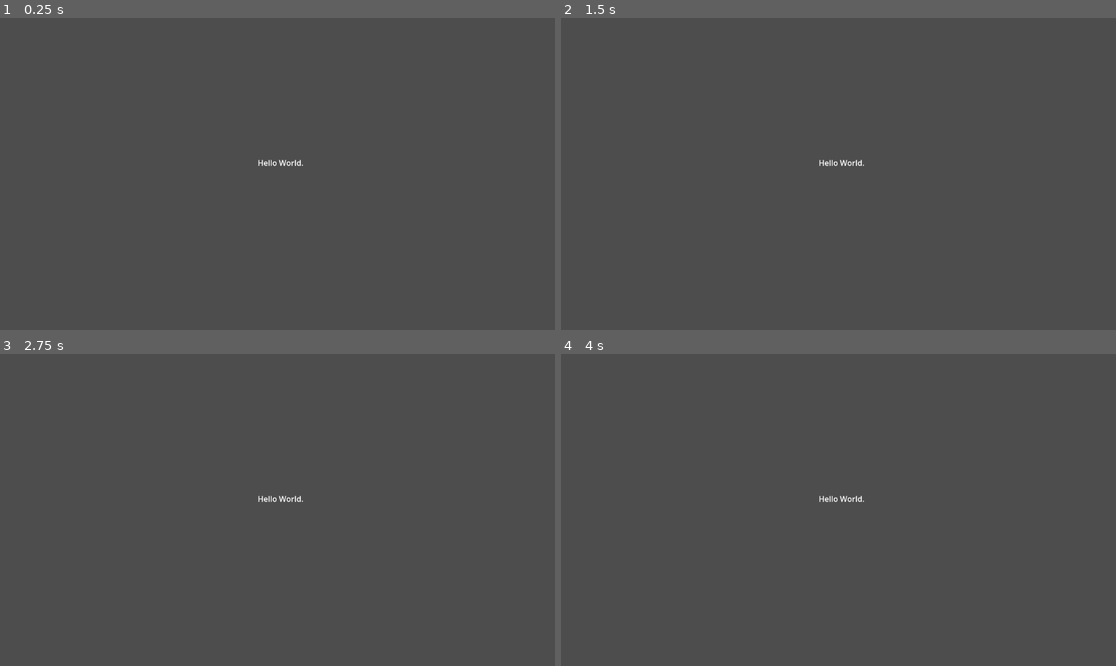
Above: before the commit, frames 1-4 (two rows, left to right).
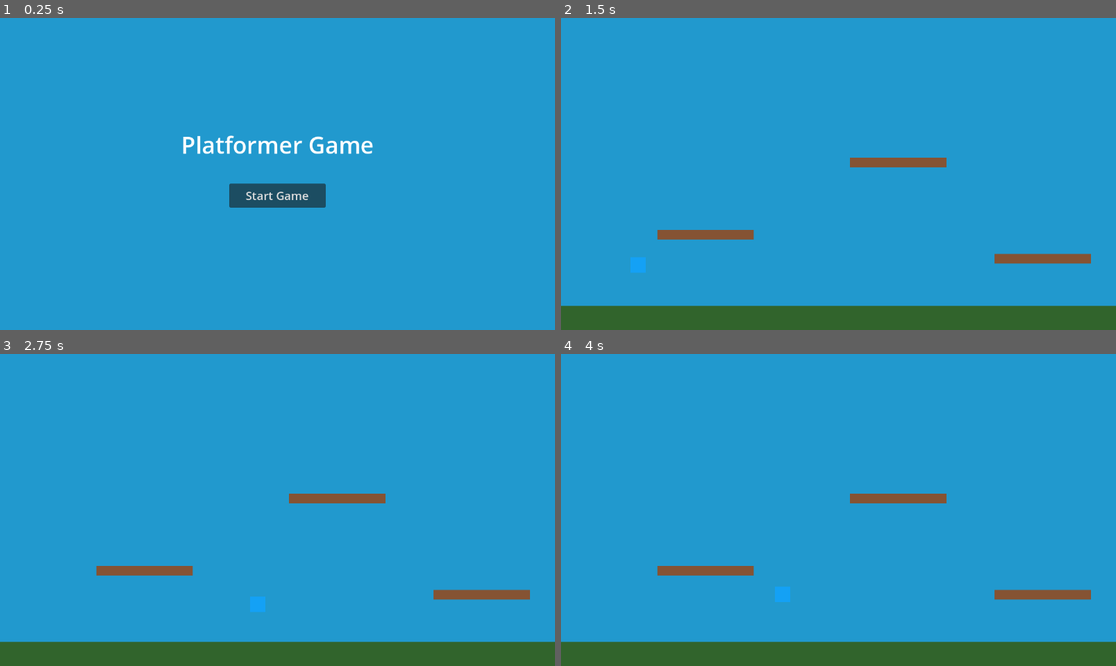
Above: after the commit, the same moments.

Repository: NateLehman/jam-godots
Game: Godot game, scene res://TitleScreen.tscn
Same seed, same stepped clock (60 frames per second), same inputs: the game is played once before the commit and once after it. Before the commit the project starts from res://label.tscn.
Inputs (mouse positions are in pixels of both pictures, inside the frame that each line leads up to):
- Up to frame 1 (0.25 s): no input
- Up to frame 2 (1.5 s): click (838, 195) at 0.5 s, where only the run after the commit has a clickable "Start Game"; tap Enter (ui_accept) at 1.25, 1.35 s; hold Right (ui_right) from 1.28 s (still down)
- Up to frame 3 (2.75 s): keep holding Right (ui_right); tap Enter (ui_accept) at 1.52, 1.82, 2.1, 2.27, 2.57 s
- Up to frame 4 (4 s): release Right (ui_right) at 2.78 s; hold Left (ui_left) 2.78-3.53 s; tap Enter (ui_accept) at 2.85, 3.5, 3.6, 3.77 s; hold Right (ui_right) from 3.53 s (still down)

The runs differ from the first frame. In frame 1, 100% of the frame differs, in the area x 0-100%, y 0-100%; in frame 2, 100%; in frame 3, 100%; in frame 4, 100%.

Commit message:
Created title screen and main starting level.

Diff:
--- /dev/null
+++ b/Nate0/Character.gd
@@ -0,0 +1,24 @@
+extends CharacterBody2D
+
+const SPEED = 300.0
+const JUMP_VELOCITY = -400.0
+
+var gravity = ProjectSettings.get_setting("physics/2d/default_gravity")
+
+func _physics_process(delta):
+	# Add the gravity.
+	if not is_on_floor():
+		velocity.y += gravity * delta
+
+	# Handle Jump.
+	if Input.is_action_just_pressed("ui_accept") and is_on_floor():
+		velocity.y = JUMP_VELOCITY
+
+	# Get the input direction and handle the movement/deceleration.
+	var direction = Input.get_axis("ui_left", "ui_right")
+	if direction:
+		velocity.x = direction * SPEED
+	else:
+		velocity.x = move_toward(velocity.x, 0, SPEED)
+
+	move_and_slide()
--- /dev/null
+++ b/Nate0/Character.tscn
@@ -0,0 +1,19 @@
+[gd_scene load_steps=3 format=3 uid="uid://b6ry6jbtcmj8w"]
+
+[ext_resource type="Script" path="res://Character.gd" id="1_bh8t8"]
+
+[sub_resource type="RectangleShape2D" id="RectangleShape2D_4p28q"]
+size = Vector2(32, 32)
+
+[node name="Character" type="CharacterBody2D"]
+script = ExtResource("1_bh8t8")
+
+[node name="ColorRect" type="ColorRect" parent="."]
+offset_left = -16.0
+offset_top = -16.0
+offset_right = 16.0
+offset_bottom = 16.0
+color = Color(0.0784314, 0.631373, 0.960784, 1)
+
+[node name="CollisionShape2D" type="CollisionShape2D" parent="."]
+shape = SubResource("RectangleShape2D_4p28q")
--- /dev/null
+++ b/Nate0/PlatformScene.tscn
@@ -0,0 +1,78 @@
+[gd_scene load_steps=5 format=3 uid="uid://byemrsceo5pxs"]
+
+[ext_resource type="Script" path="res://ScrollingBackground.gd" id="1_ybh5w"]
+[ext_resource type="PackedScene" path="res://Character.tscn" id="2_x4r7q"]
+
+[sub_resource type="RectangleShape2D" id="RectangleShape2D_j8n7q"]
+size = Vector2(1152, 50)
+
+[sub_resource type="RectangleShape2D" id="RectangleShape2D_2yu5o"]
+size = Vector2(200, 20)
+
+[node name="PlatformScene" type="Node2D"]
+
+[node name="ScrollingBackground" type="ParallaxBackground" parent="."]
+script = ExtResource("1_ybh5w")
+
+[node name="ParallaxLayer" type="ParallaxLayer" parent="ScrollingBackground"]
+motion_mirroring = Vector2(1152, 0)
+
+[node name="ColorRect" type="ColorRect" parent="ScrollingBackground/ParallaxLayer"]
+offset_right = 1152.0
+offset_bottom = 648.0
+color = Color(0.129412, 0.6, 0.807843, 1)
+
+[node name="Ground" type="StaticBody2D" parent="."]
+position = Vector2(576, 623)
+
+[node name="CollisionShape2D" type="CollisionShape2D" parent="Ground"]
+shape = SubResource("RectangleShape2D_j8n7q")
+
+[node name="ColorRect" type="ColorRect" parent="Ground"]
+offset_left = -576.0
+offset_top = -25.0
+offset_right = 576.0
+offset_bottom = 25.0
+color = Color(0.192157, 0.392157, 0.172549, 1)
+
+[node name="Platform1" type="StaticBody2D" parent="."]
+position = Vector2(300, 450)
+
+[node name="CollisionShape2D" type="CollisionShape2D" parent="Platform1"]
+shape = SubResource("RectangleShape2D_2yu5o")
+
+[node name="ColorRect" type="ColorRect" parent="Platform1"]
+offset_left = -100.0
+offset_top = -10.0
+offset_right = 100.0
+offset_bottom = 10.0
+color = Color(0.521569, 0.32549, 0.2, 1)
+
+[node name="Platform2" type="StaticBody2D" parent="."]
+position = Vector2(700, 300)
+
+[node name="CollisionShape2D" type="CollisionShape2D" parent="Platform2"]
+shape = SubResource("RectangleShape2D_2yu5o")
+
+[node name="ColorRect" type="ColorRect" parent="Platform2"]
+offset_left = -100.0
+offset_top = -10.0
+offset_right = 100.0
+offset_bottom = 10.0
+color = Color(0.521569, 0.32549, 0.2, 1)
+
+[node name="Platform3" type="StaticBody2D" parent="."]
+position = Vector2(1000, 500)
+
+[node name="CollisionShape2D" type="CollisionShape2D" parent="Platform3"]
+shape = SubResource("RectangleShape2D_2yu5o")
+
+[node name="ColorRect" type="ColorRect" parent="Platform3"]
+offset_left = -100.0
+offset_top = -10.0
+offset_right = 100.0
+offset_bottom = 10.0
+color = Color(0.521569, 0.32549, 0.2, 1)
+
+[node name="Character" parent="." instance=ExtResource("2_x4r7q")]
+position = Vector2(100, 550)
--- /dev/null
+++ b/Nate0/ScrollingBackground.gd
@@ -0,0 +1,6 @@
+extends ParallaxBackground
+
+@export var scroll_speed = 100.0
+
+func _process(delta):
+	scroll_offset.x -= scroll_speed * delta
--- /dev/null
+++ b/Nate0/TitleScreen.gd
@@ -0,0 +1,4 @@
+extends Control
+
+func _on_start_button_pressed():
+	get_tree().change_scene_to_file("res://PlatformScene.tscn")
--- /dev/null
+++ b/Nate0/TitleScreen.tscn
@@ -0,0 +1,61 @@
+[gd_scene load_steps=3 format=3 uid="uid://cj8gkjx1w5q1a"]
+
+[ext_resource type="Script" path="res://TitleScreen.gd" id="1_ot6v7"]
+
+[sub_resource type="SystemFont" id="SystemFont_42j35"]
+
+[node name="TitleScreen" type="Control"]
+layout_mode = 3
+anchors_preset = 15
+anchor_right = 1.0
+anchor_bottom = 1.0
+grow_horizontal = 2
+grow_vertical = 2
+script = ExtResource("1_ot6v7")
+
+[node name="ColorRect" type="ColorRect" parent="."]
+layout_mode = 1
+anchors_preset = 15
+anchor_right = 1.0
+anchor_bottom = 1.0
+grow_horizontal = 2
+grow_vertical = 2
+color = Color(0.129412, 0.6, 0.807843, 1)
+
+[node name="Title" type="Label" parent="."]
+layout_mode = 1
+anchors_preset = 8
+anchor_left = 0.5
+anchor_top = 0.5
+anchor_right = 0.5
+anchor_bottom = 0.5
+offset_left = -200.0
+offset_top = -100.0
+offset_right = 200.0
+offset_bottom = -20.0
+grow_horizontal = 2
+grow_vertical = 2
+theme_override_colors/font_color = Color(1, 1, 1, 1)
+theme_override_fonts/font = SubResource("SystemFont_42j35")
+theme_override_font_sizes/font_size = 48
+text = "Platformer Game"
+horizontal_alignment = 1
+vertical_alignment = 1
+
+[node name="StartButton" type="Button" parent="."]
+layout_mode = 1
+anchors_preset = 8
+anchor_left = 0.5
+anchor_top = 0.5
+anchor_right = 0.5
+anchor_bottom = 0.5
+offset_left = -100.0
+offset_top = 20.0
+offset_right = 100.0
+offset_bottom = 70.0
+grow_horizontal = 2
+grow_vertical = 2
+theme_override_font_sizes/font_size = 24
+text = "Start Game"
+
+[connection signal="pressed" from="StartButton" to="." method="_on_start_button_pressed"]
--- a/Nate0/project.godot
+++ b/Nate0/project.godot
@@ -11,6 +11,10 @@
 [application]
 
 config/name="Nate0"
-run/main_scene="res://label.tscn"
-config/features=PackedStringArray("4.2", "Forward Plus")
+run/main_scene="res://TitleScreen.tscn"
+config/features=PackedStringArray("4.3", "Forward Plus")
 config/icon="res://icon.svg"
+
+[dotnet]
+
+project/assembly_name="Nate0"
Not shown: 1 places in Nate0/label.tscn that only renumber resources
